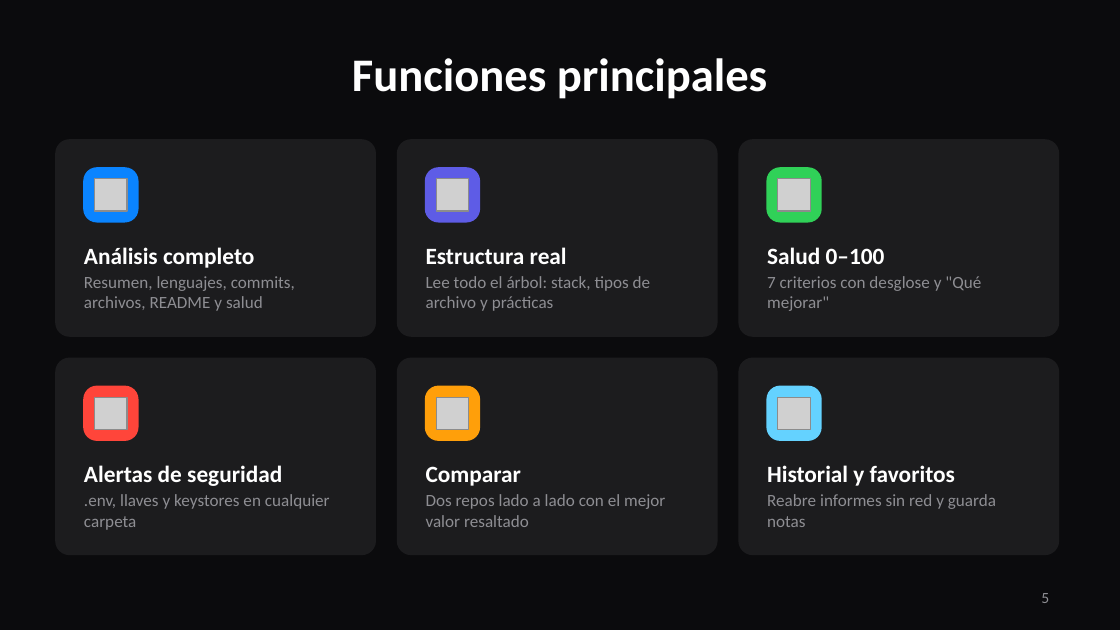
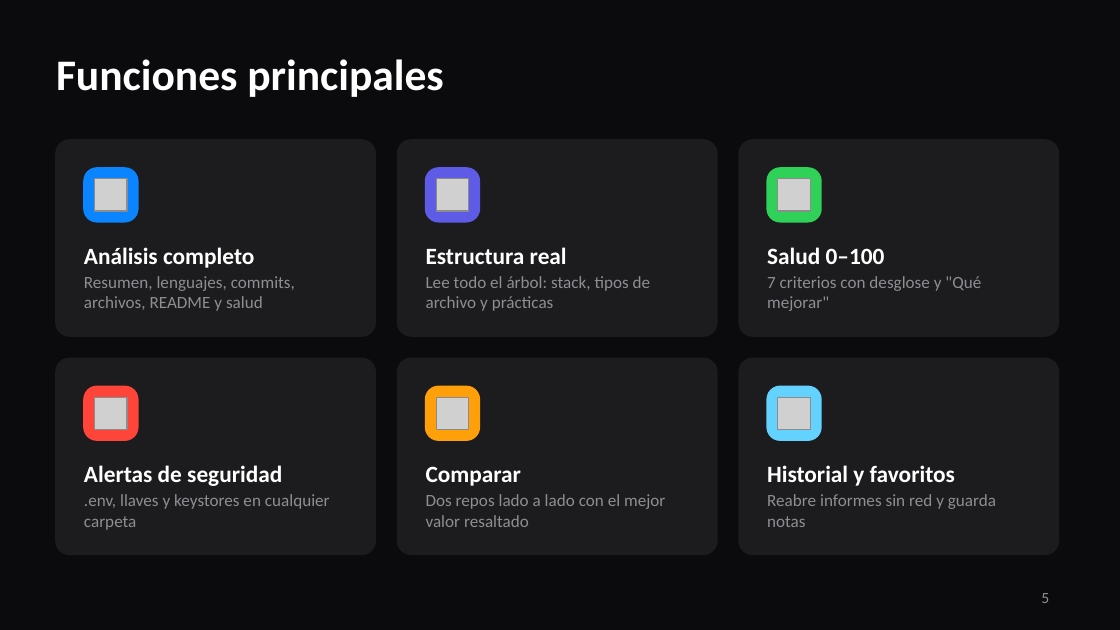
Before and after one commit to sluna5-coder/RepoLens, a slide deck: slide 5 of Entrega/Presentacion/RepoLens.pptx. Drawn at 1120x630 pixels with LibreOffice and Linux fonts; fonts in the diff are those of the drawing; grey boxes stand for pictures. Boxes give left, top, right and bottom in pixels: in the first picture for what was removed or moved away, otherwise in the second. Text is boxed around its words. In the diff, an @@ line names an element or a change of style, - is before the commit and + after.

```diff
--- a/Entrega/Presentacion/RepoLens.pptx
+++ b/Entrega/Presentacion/RepoLens.pptx
@@ title "Funciones principales" at <box>56,59,443,97</box>: size 30 to 28 pt; alignment centre to left @@
```
Also in this commit, not shown: 7 other slides changed, 5 slides added.
